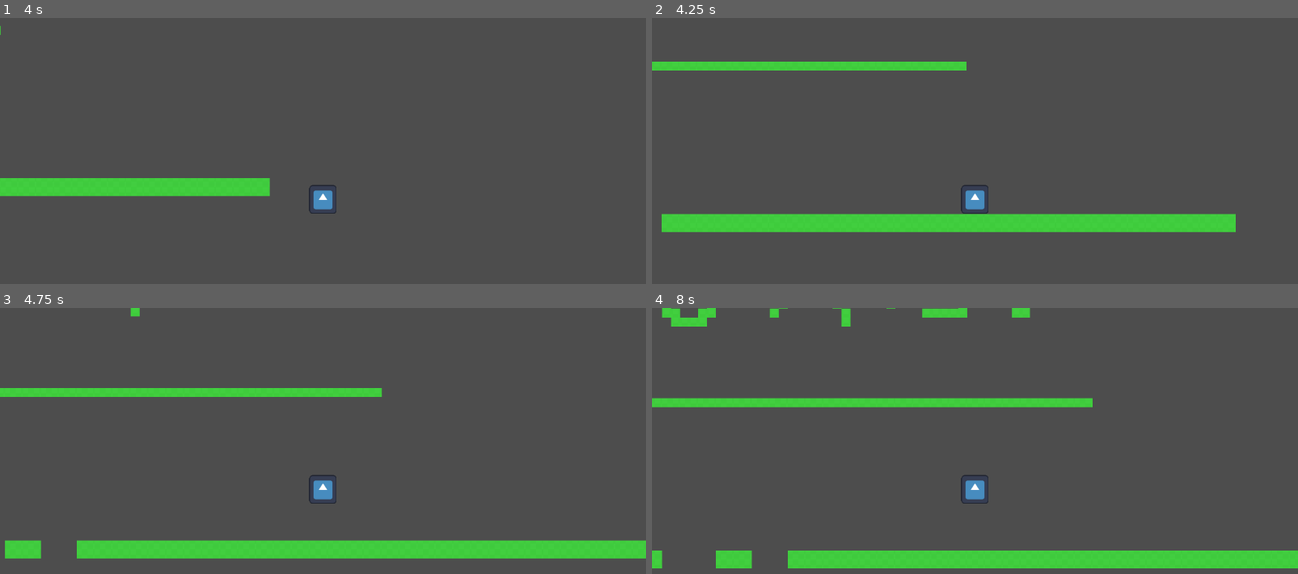
Above: before the commit, frames 1-4 (two rows, left to right).
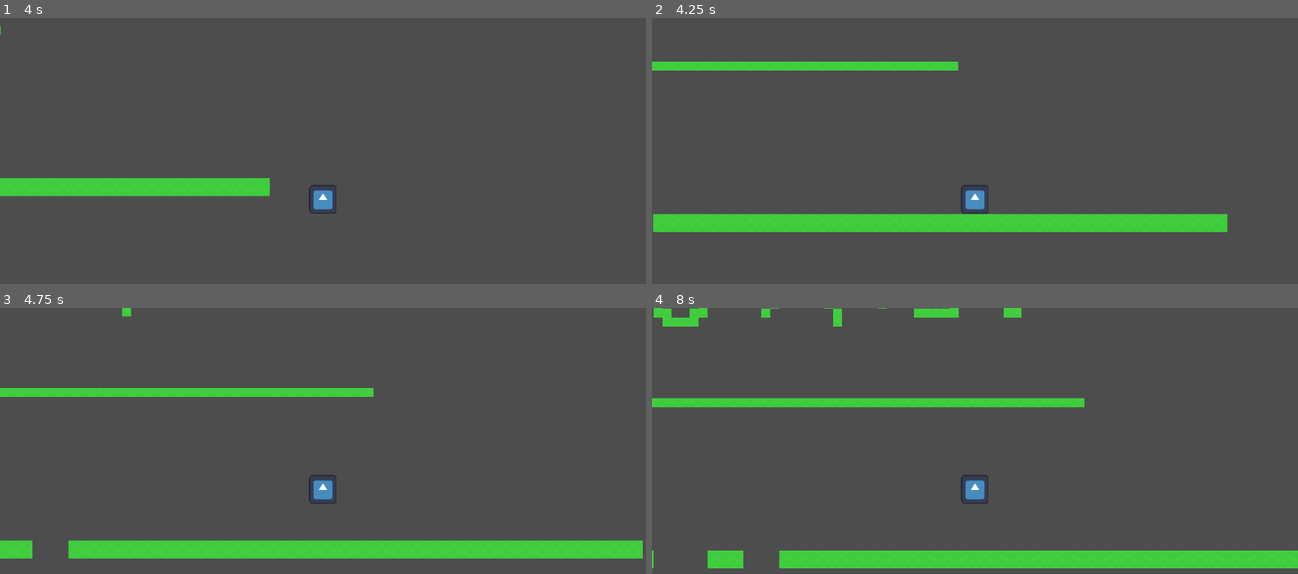
Above: after the commit, the same moments.

Repository: VictorNative508/LeftRight
Game: Godot game, scene res://thingy.tscn
The game is run twice, just before and just after one commit, with the same random seed, the same clock (stepped at 60 frames per second) and the same inputs. The engine's default icon, where the game draws it, is replaced by a stand-in: a white triangle on a blue panel in a dark square.
Inputs:
- Up to frame 1 (4 s): tap Enter at 0.5 s; hold D (right) 0.53-2.03 s; tap Alt at 0.6, 2.1, 3.6 s; tap Space (jump) at 0.77, 1.52, 3.02, 3.77 s; tap Shift at 1.35, 2.85 s; hold Left (left) 2.03-2.78 s; hold D (right) from 2.78 s (still down)
- Up to frame 2 (4.25 s): keep holding D (right)
- Up to frame 3 (4.75 s): release D (right) at 4.28 s; hold Left (left) from 4.28 s (still down); tap Shift at 4.35 s; tap Space (jump) at 4.52 s
- Up to frame 4 (8 s): release Left (left) at 5.03 s; hold D (right) 5.03-5.78 s; tap Alt at 5.1, 6.6 s; hold Left (left) 5.78-7.28 s; tap Shift at 5.85, 7.35 s; tap Space (jump) at 6.02, 6.77, 7.52 s; hold D (right) from 7.28 s (still down)

Frame 1 is identical in both runs. In frame 2, 0.2% of the frame differs, in the area x 0-91%, y 16-81%; in frame 3, 0.4%; in frame 4, 1.2%, in the area x 0-69%, y 0-98%.

Commit message:
Changed the world border collision

Diff:
--- a/thingy.tscn
+++ b/thingy.tscn
@@ -23,8 +23,8 @@
 [sub_resource type="RectangleShape2D" id="RectangleShape2D_viad5"]
 size = Vector2(49, 51)
 
-[sub_resource type="RectangleShape2D" id="RectangleShape2D_1l7he"]
-size = Vector2(3358, 274.5)
+[sub_resource type="WorldBoundaryShape2D" id="WorldBoundaryShape2D_1l7he"]
+distance = -125.0
 
 [node name="Node2D" type="Node2D" unique_id=1174586490]
 
@@ -47,11 +47,10 @@
 [node name="Camera2D" type="Camera2D" parent="Player" unique_id=1294167931]
 
 [node name="Area2D" type="Area2D" parent="." unique_id=1758253694]
-position = Vector2(-1134, 295)
 script = ExtResource("4_1l7he")
 lastrespawn = Vector2(-575, -73)
 
 [node name="CollisionShape2D" type="CollisionShape2D" parent="Area2D" unique_id=1168599487]
-shape = SubResource("RectangleShape2D_1l7he")
+shape = SubResource("WorldBoundaryShape2D_1l7he")
 
 [connection signal="body_entered" from="Area2D" to="Area2D" method="_on_body_entered"]
